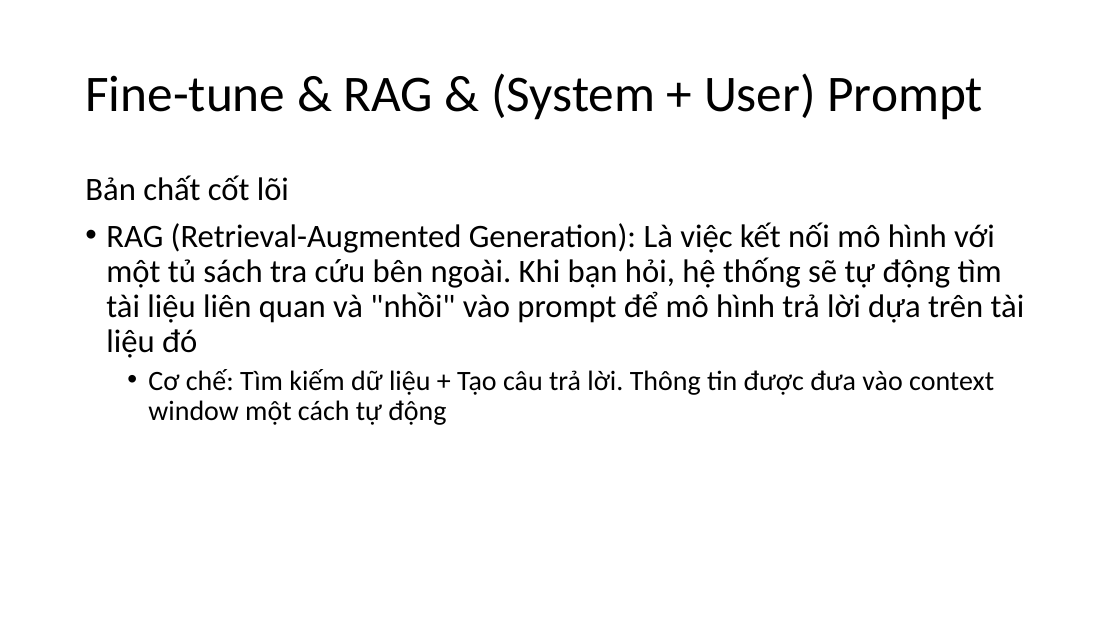
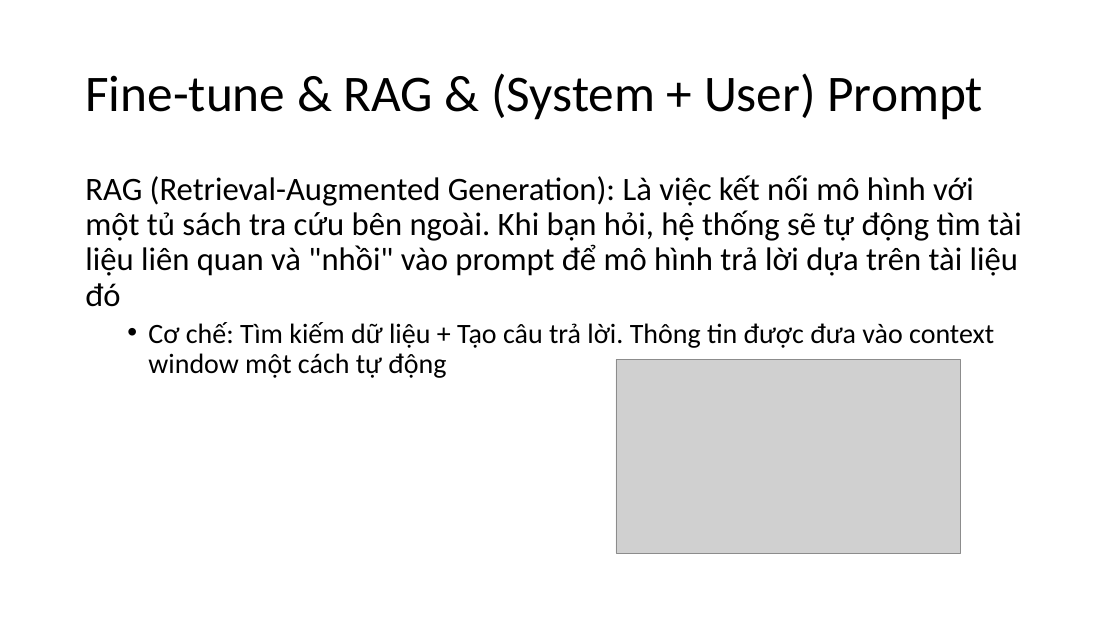
Before and after one commit to longdd90jp/sample-ai, a slide deck: slide 7 of fine-tune-pc/AI-Fine_Tune.pptx (slide 6 before the commit). Drawn at 1120x630 pixels with LibreOffice and Linux fonts; fonts in the diff are those of the drawing; grey boxes stand for pictures. Boxes give left, top, right and bottom in pixels: in the first picture for what was removed or moved away, otherwise in the second. Text is boxed around its words. In the diff, an @@ line names an element or a change of style, - is before the commit and + after.

```diff
--- a/fine-tune-pc/AI-Fine_Tune.pptx
+++ b/fine-tune-pc/AI-Fine_Tune.pptx
@@ text at <box>85,175,289,201</box>: paragraph removed @@
-Bản chất cốt lõi
@@ text at <box>85,175,1022,307</box>: bullet • to none @@
@@ picture added at <box>616,360,960,553</box> @@
```
Also in this commit, not shown: 8 other slides changed, 2 slides added, 3 slides removed, 1 other file.
